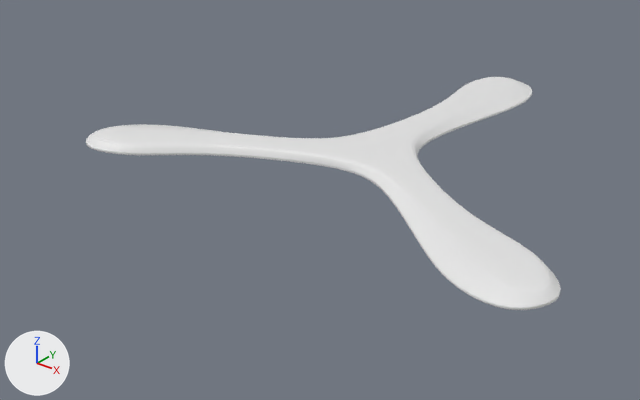
Two versions of the Blender file blender/non-destructive-tutorial.blend, one commit apart.
Before and after are seen from a 50 mm lens placed at (0.193, -0.275, 0.143), pointed at (-0.023, -0.004, -0.025). Lighting does not change. The marker at lower left points along +X, +Y and +Z.
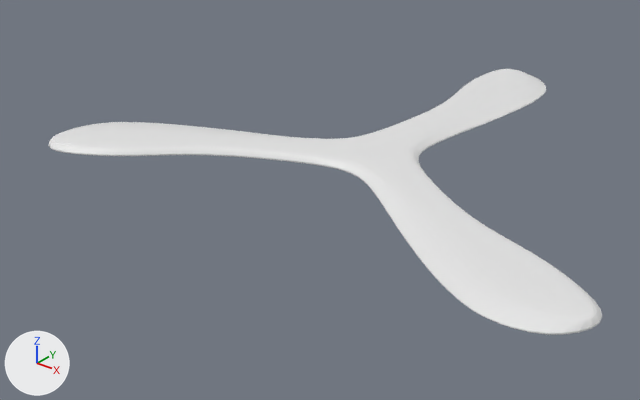
Commit message: More reasonable shape.

What differs and where, as boxes [x1, y1, x2, y2] in the pictures (640 x 400 px):
```json
{"object": "Plane", "change": "reshaped, modifiers changed", "before": [86, 77, 561, 310], "after": [49, 69, 602, 335], "on screen": "16% wider, 14% taller"}
```

Scene script edits in JSON lines:
```json
{"block": "me_plane", "where": "# used by ob_plane; location = (-0.0003, 0.0701, 0.0)"}
{"op": "remove", "block": "me_plane", "code": "me_plane.from_pydata(...)  # 26 vertices, 18 faces; spans x -0.0163..0.0211, y -0.0686..0.0548, z -0.0001..0.0"}
{"op": "add", "block": "me_plane", "code": "me_plane.from_pydata(...)  # 31 vertices, 22 faces; spans x -0.0172..0.0224, y -0.0686..0.0696, z -0.0001..0.0"}
{"block": "me_plane", "change": "me_plane part 1"}
{"block": "me_plane", "change": "6 faces are deleted"}
{"block": "me_plane", "change": "17 vertices move from x -0.015..0.0211, y -0.0615..0.0548, z -0.0001..0.0 to x -0.0172..0.0224, y -0.0624..0.0696, z -0.0001..0.0"}
{"block": "me_plane", "change": "5 vertices are added at (0.0089, 0.0688, 0.0), (0.0109, 0.041, 0.0), (-0.0143, 0.0534, 0.0), (0.0214, 0.0413, 0.0), (-0.0011, 0.0476, 0.0)"}
{"block": "me_plane", "change": "10 new faces join them"}
{"block": "ob_plane", "where": "_m = ob_plane.modifiers.new('Solidify', 'SOLIDIFY')"}
{"op": "set", "path": "_m.thickness", "old": "0.004", "new": "0.003"}
{"op": "set", "path": "_m.thickness_vertex_group", "old": "0.25", "new": "0.2"}
```
